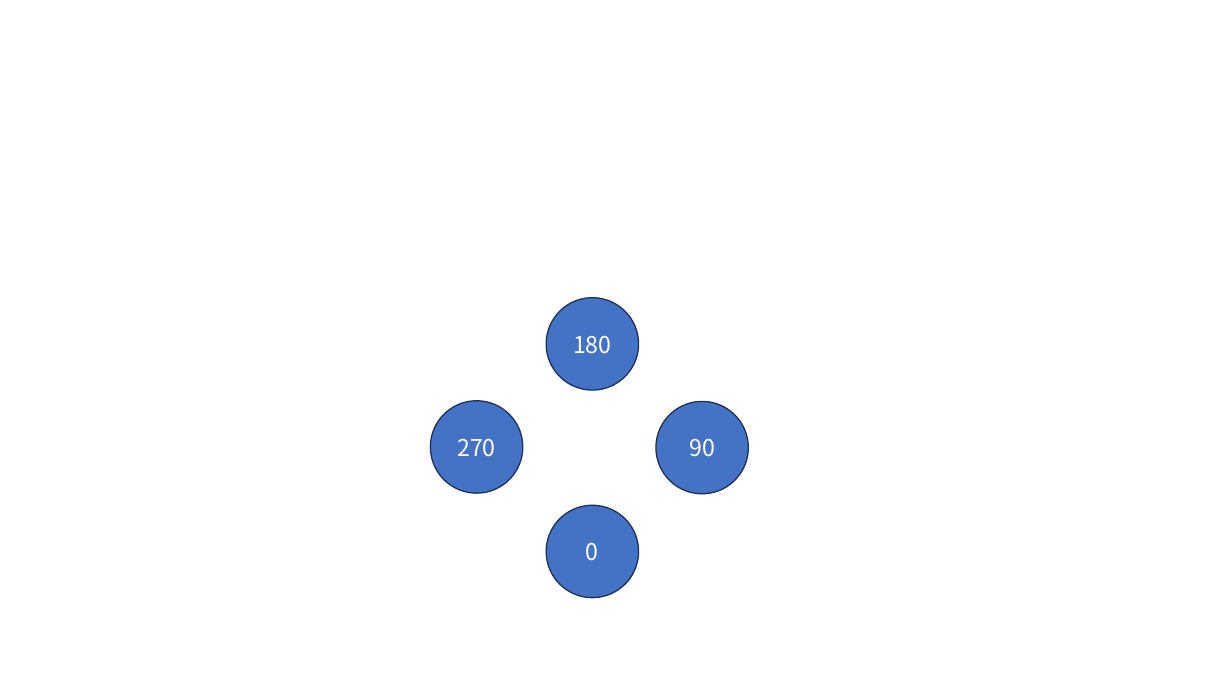
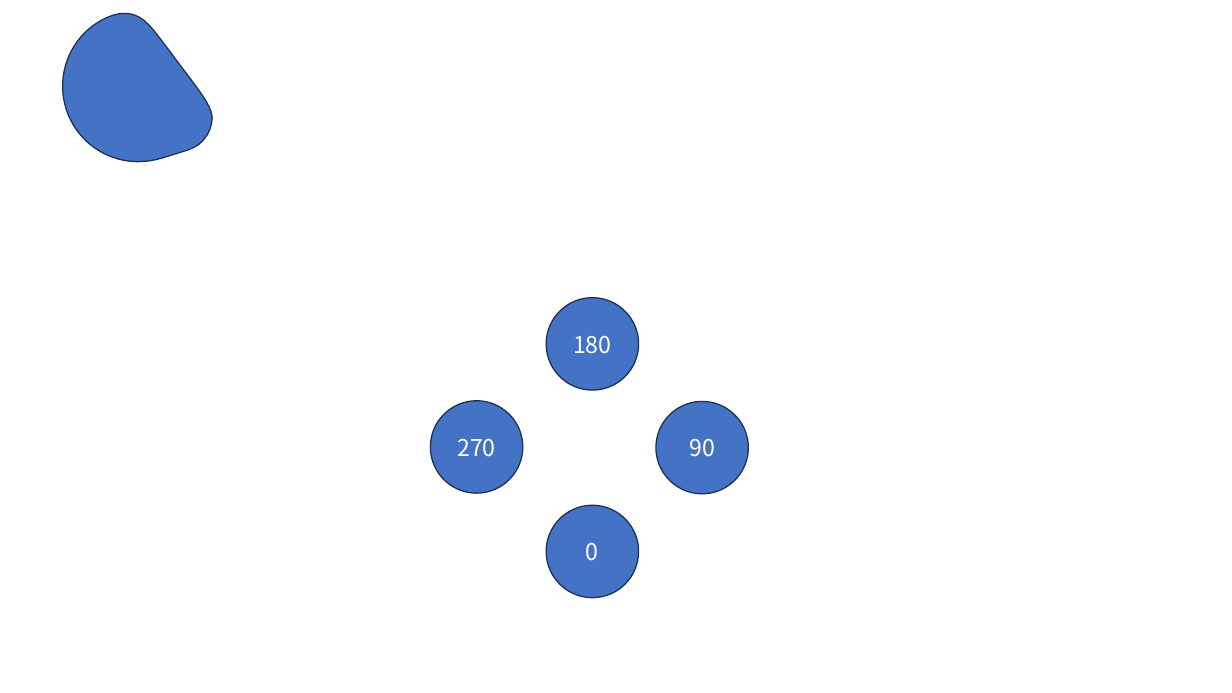
Before and after one commit to mrpepper023/VBALIB, a slide deck: slide 1 of placeholder.pptm. Drawn at 1232x693 pixels with LibreOffice and Linux fonts; fonts in the diff are those of the drawing. Boxes give left, top, right and bottom in pixels: in the first picture for what was removed or moved away, otherwise in the second. Text is boxed around its words. In the diff, an @@ line names an element or a change of style, - is before the commit and + after.

```diff
--- a/placeholder.pptm
+++ b/placeholder.pptm
@@ freeform shape added at <box>63,13,213,162</box>, fill #4472C4, outline #1E3256 1 pt @@
```
Also in this commit, not shown: 1 other file.
